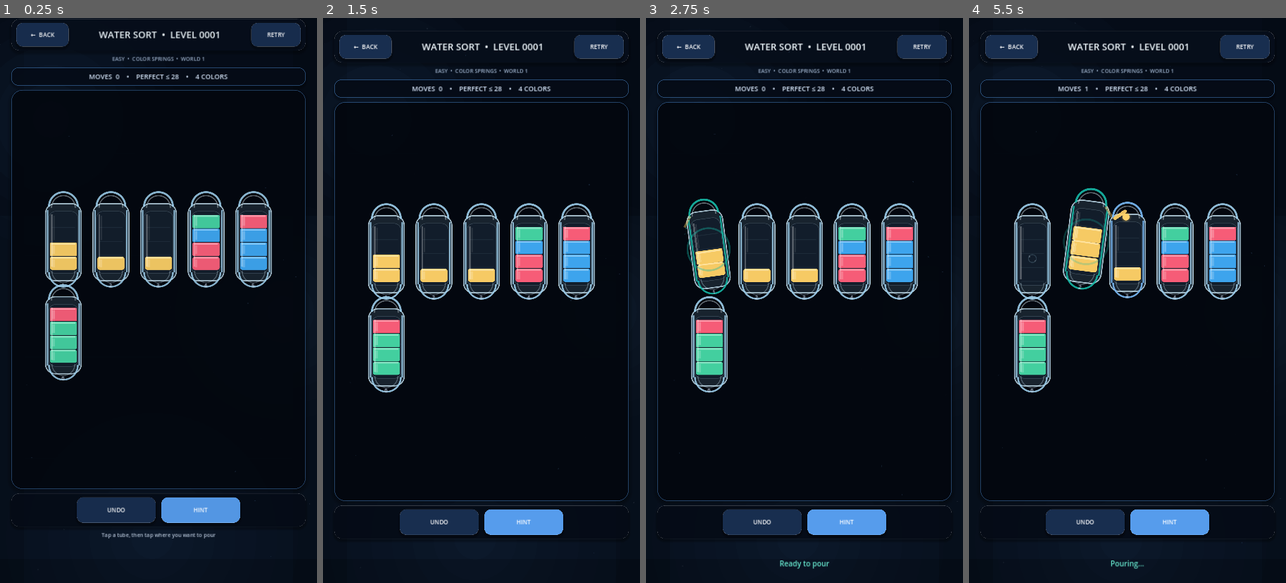
Above: before the commit, frames 1-4 (left to right).
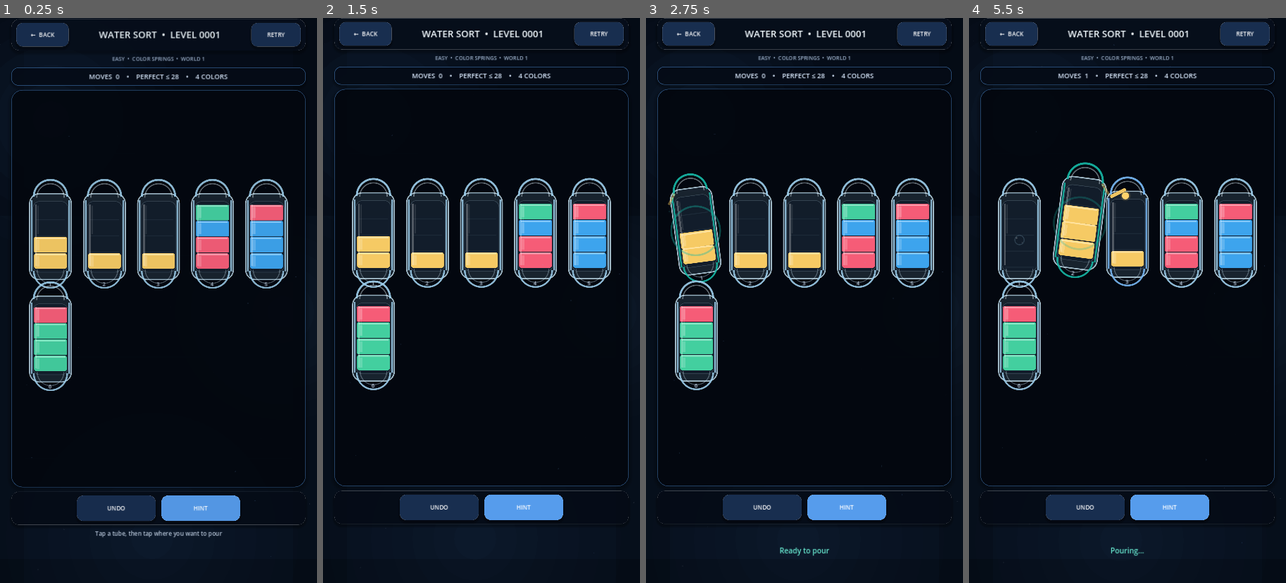
Above: after the commit, the same moments.

Repository: eghosa001/unjam
Game: Godot game, scene res://scenes/WaterSort.tscn
The game is run twice, just before and just after one commit, with the same random seed, the same clock (stepped at 60 frames per second) and the same inputs. This scene is started directly instead of the project's main scene.
Inputs (mouse positions are in pixels of both pictures, inside the frame that each line leads up to):
- Up to frame 1 (0.25 s): no input
- Up to frame 2 (1.5 s): click (386, 244) at 0.52 s; click (386, 255) at 1.27 s
- Up to frame 3 (2.75 s): click (696, 238) at 2.02 s
- Up to frame 4 (5.5 s): click (1079, 255) at 2.77 s; click (1038, 249) at 3.52 s; click (1073, 238) at 4.27 s; click (1127, 255) at 5.02 s

The runs differ from the first frame. In frame 1, 12% of the frame differs, in the area x 3-97%, y 28-93%; in frame 2, 21%; in frame 3, 21%; in frame 4, 21%, in the area x 3-97%, y 0-98%.

Commit message:
Improve Water Sort touch layout and safe redraws

Diff:
--- a/scripts/game/water_sort_polished.gd
+++ b/scripts/game/water_sort_polished.gd
@@ -67,6 +67,32 @@
 		if int(value) != color: return false
 	return true
 
+func render_board() -> void:
+	if board == null:
+		return
+	# queue_free() alone leaves the old buttons parented until the end of the
+	# frame. A quick second tap can therefore hit a stale tube. Detach first so
+	# get_child()/hit testing always sees only the new board immediately.
+	for child in board.get_children():
+		board.remove_child(child)
+		child.queue_free()
+	board.columns = 5 if tubes.size() <= 10 else 6
+	board.add_theme_constant_override("h_separation", 14)
+	board.add_theme_constant_override("v_separation", 18)
+	var tube_width := 170.0 if tubes.size() <= 10 else 138.0
+	var tube_height := 330.0 if tubes.size() <= 10 else 288.0
+	for i in range(tubes.size()):
+		var button := WaterTubeButton.new()
+		button.custom_minimum_size = Vector2(tube_width, tube_height)
+		button.tooltip_text = "Tube %d" % (i + 1)
+		button.configure(tubes[i], i == selected, i)
+		button.pressed.connect(select_tube.bind(i))
+		board.add_child(button)
+	move_label.text = "MOVES  %d    •    PERFECT ≤ %d    •    %d COLORS" % [moves, par_moves, color_count]
+	if hint_label != null:
+		hint_label.add_theme_font_size_override("font_size", 20)
+		hint_label.custom_minimum_size = Vector2(0, 44)
+
 func select_tube(index: int) -> void:
 	if completed or animating:
 		return
